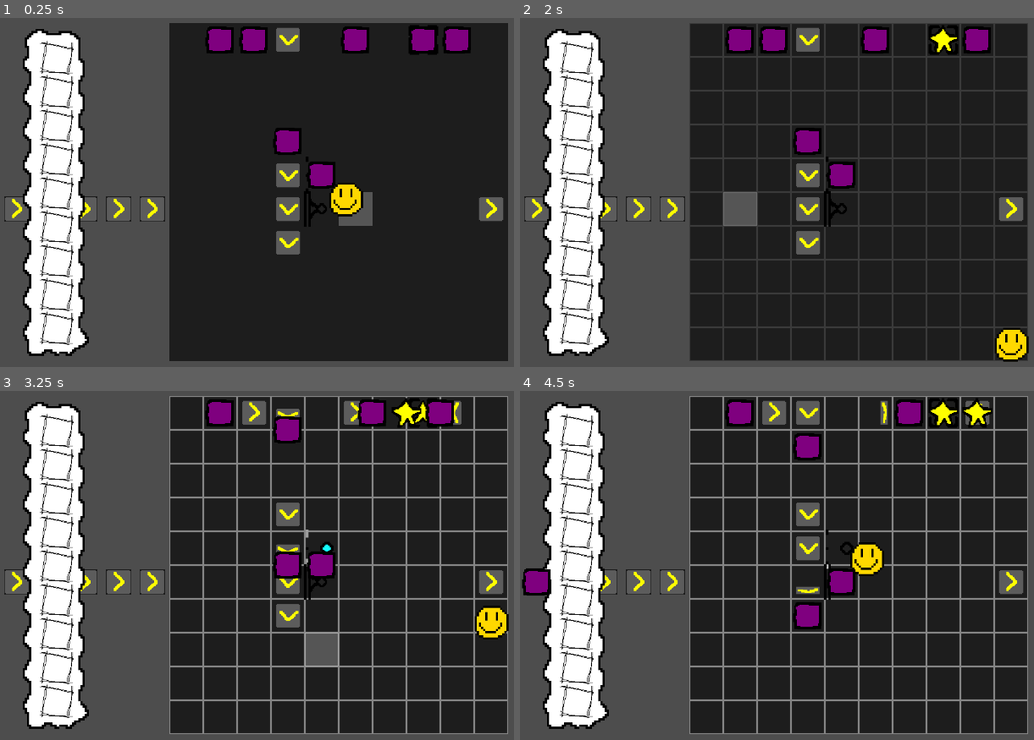
Above: before the commit, frames 1-4 (two rows, left to right).
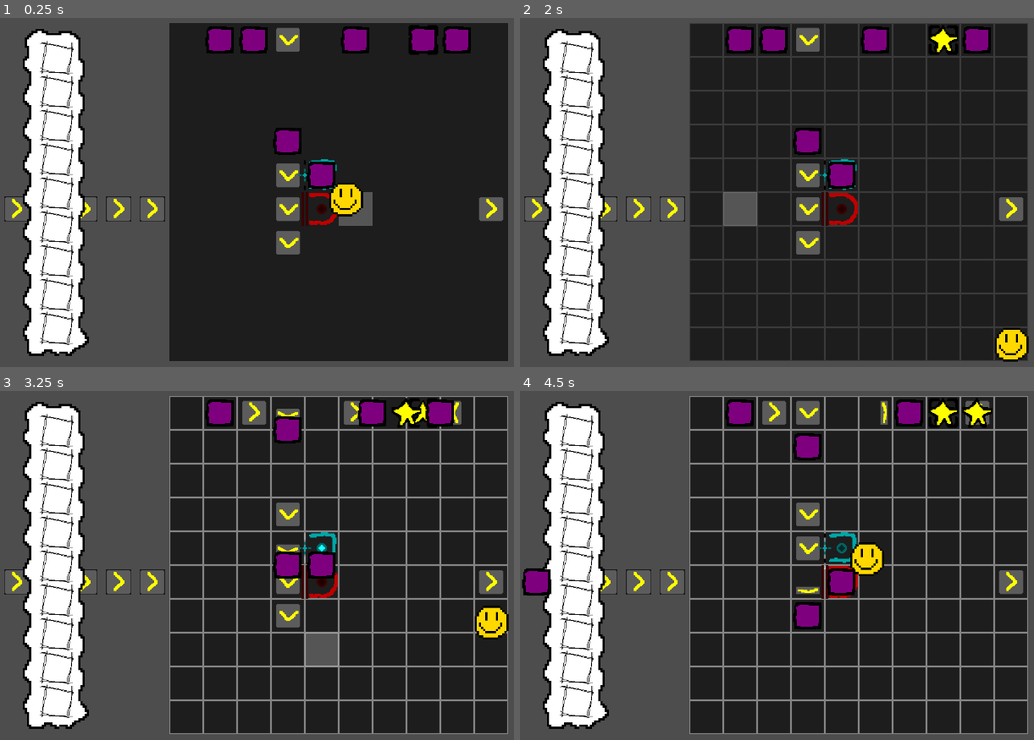
Above: after the commit, the same moments.

Repository: Stev51/gmtk-jam-2025
Game: Godot game, scene res://scenes/main.tscn
The game is run twice, just before and just after one commit, with the same random seed, the same clock (stepped at 60 frames per second) and the same inputs.
Inputs (mouse positions are in pixels of both pictures, inside the frame that each line leads up to):
- Up to frame 1 (0.25 s): no input
- Up to frame 2 (2 s): tap Enter at 0.5 s; move the mouse to (1008, 171) at 0.52 s; hold Right (ui_right) 0.53-1.28 s; tap E at 0.6, 1.35 s; click (1008, 171) at 0.67 s; move the mouse to (725, 209) at 1.27 s; hold Down (ui_down) from 1.28 s (still down)
- Up to frame 3 (3.25 s): move the mouse to (406, 481) at 2.02 s; release Down (ui_down) at 2.03 s; hold Right (ui_right) 2.03-2.78 s; tap E at 2.1, 2.85 s; move the mouse to (303, 642) at 2.77 s; hold Up (ui_up) from 2.78 s (still down); click (303, 642) at 2.92 s
- Up to frame 4 (4.5 s): move the mouse to (outside the picture) at 3.52 s; release Up (ui_up) at 3.53 s; hold Left (ui_left) from 3.53 s (still down); tap E at 3.6, 4.35 s; move the mouse to (653, 509) at 4.27 s

The runs differ from the first frame. In frame 1, 0.4% of the frame differs, in the area x 57-66%, y 39-60%; in frame 2, 0.5%; in frame 3, 0.5%; in frame 4, 0.5%.

Commit message:
update cutter and combiner textures

Diff:
--- a/scenes/combiner.tscn
+++ b/scenes/combiner.tscn
@@ -74,8 +74,6 @@
 }]
 
 [node name="Combiner" type="AnimatedSprite2D"]
-position = Vector2(8, 2.01948e-28)
-scale = Vector2(2.5, 2.5)
+scale = Vector2(2, 2)
 sprite_frames = SubResource("SpriteFrames_8y0n4")
-frame = 8
-frame_progress = 1.0
+offset = Vector2(4, 0)
--- a/scenes/cutter.tscn
+++ b/scenes/cutter.tscn
@@ -2,45 +2,48 @@
 
 [ext_resource type="Texture2D" uid="uid://cc6s0g5d3cux5" path="res://assets/img/cutter.png" id="1_actp3"]
 
+[sub_resource type="AtlasTexture" id="AtlasTexture_actp3"]
+atlas = ExtResource("1_actp3")
+region = Rect2(0, 0, 35, 32)
+
 [sub_resource type="AtlasTexture" id="AtlasTexture_pcbcd"]
 atlas = ExtResource("1_actp3")
-region = Rect2(0, 0, 32, 32)
+region = Rect2(0, 32, 35, 32)
 
 [sub_resource type="AtlasTexture" id="AtlasTexture_kg5or"]
 atlas = ExtResource("1_actp3")
-region = Rect2(0, 32, 32, 32)
+region = Rect2(0, 64, 35, 32)
 
 [sub_resource type="AtlasTexture" id="AtlasTexture_hubnq"]
 atlas = ExtResource("1_actp3")
-region = Rect2(0, 64, 32, 32)
+region = Rect2(0, 96, 35, 32)
 
 [sub_resource type="AtlasTexture" id="AtlasTexture_6xvym"]
 atlas = ExtResource("1_actp3")
-region = Rect2(0, 96, 32, 32)
+region = Rect2(0, 128, 35, 32)
 
 [sub_resource type="AtlasTexture" id="AtlasTexture_2n6h4"]
 atlas = ExtResource("1_actp3")
-region = Rect2(0, 128, 32, 32)
+region = Rect2(0, 160, 35, 32)
 
 [sub_resource type="AtlasTexture" id="AtlasTexture_vnj5j"]
 atlas = ExtResource("1_actp3")
-region = Rect2(0, 160, 32, 32)
+region = Rect2(0, 192, 35, 32)
 
 [sub_resource type="AtlasTexture" id="AtlasTexture_ah71n"]
 atlas = ExtResource("1_actp3")
-region = Rect2(0, 192, 32, 32)
+region = Rect2(0, 224, 35, 32)
 
 [sub_resource type="AtlasTexture" id="AtlasTexture_1frsn"]
 atlas = ExtResource("1_actp3")
-region = Rect2(0, 224, 32, 32)
-
-[sub_resource type="AtlasTexture" id="AtlasTexture_ecxus"]
-atlas = ExtResource("1_actp3")
-region = Rect2(0, 256, 32, 32)
+region = Rect2(0, 256, 35, 32)
 
 [sub_resource type="SpriteFrames" id="SpriteFrames_lj48m"]
 animations = [{
 "frames": [{
+"duration": 1.0,
+"texture": SubResource("AtlasTexture_actp3")
+}, {
 "duration": 1.0,
 "texture": SubResource("AtlasTexture_pcbcd")
 }, {
@@ -66,10 +69,7 @@
 "texture": SubResource("AtlasTexture_1frsn")
 }, {
 "duration": 1.0,
-"texture": SubResource("AtlasTexture_ecxus")
-}, {
-"duration": 1.0,
-"texture": SubResource("AtlasTexture_pcbcd")
+"texture": SubResource("AtlasTexture_actp3")
 }],
 "loop": false,
 "name": &"default",
@@ -77,7 +77,6 @@
 }]
 
 [node name="Cutter" type="AnimatedSprite2D"]
-scale = Vector2(2.1, 2.1)
+scale = Vector2(2, 2)
 sprite_frames = SubResource("SpriteFrames_lj48m")
-frame = 9
-frame_progress = 1.0
+offset = Vector2(1.5, 0)
Binary file changed: assets/img/combiner.png
Binary file changed: assets/img/cutter.png
Not shown, changed: asset_projects/images/combiner.xcf
Not shown, changed: asset_projects/images/cutter.xcf
